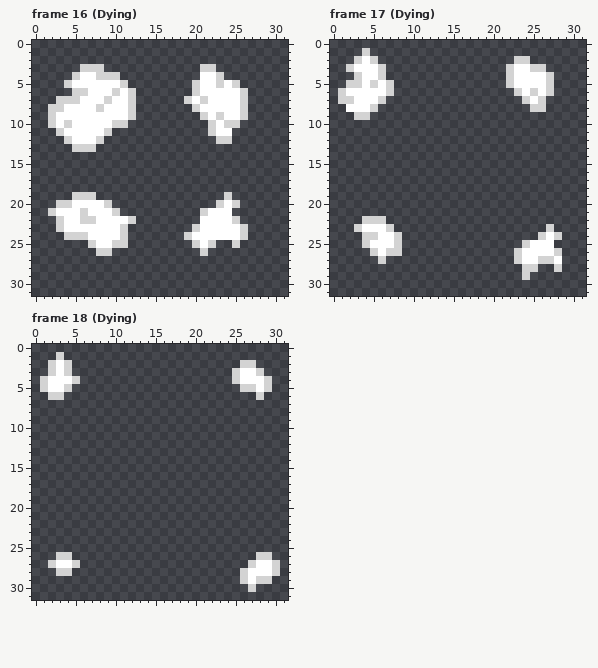
Pixel-art file -- Art/Aseprite/pigeon.ase. This is how it looked before the edit.
32x32 pixels, 21 frames. Colours within 5 levels of each other are drawn and written as one. Shown: frame 16 (Dying), frame 17 (Dying), frame 18 (Dying).
Now the later version:
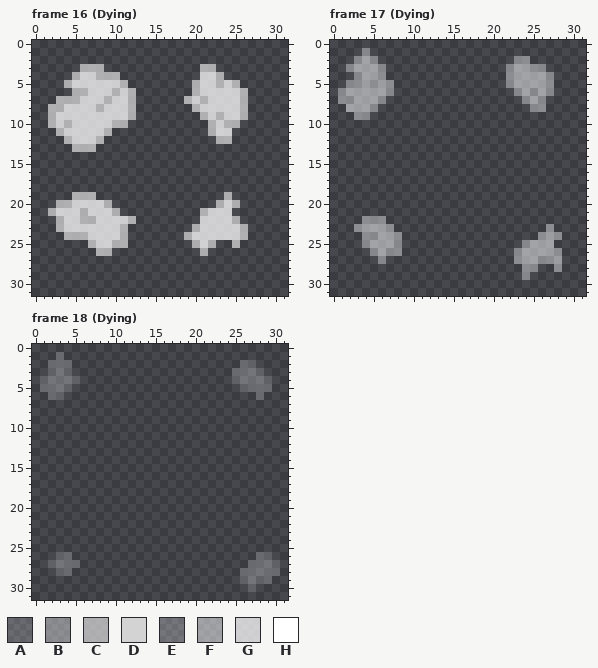
Palette (. is transparent): A #d3d3d33f  B #d3d3d37f  C #d3d3d3bf  D #d3d3d3  E #ffffff3f  F #ffffff7f  G #ffffffbf  H #ffffff
Log entry: [Added some changes in pigeon death] Coloquei um efeito de transparência na fumacinha do pombo quando ele morre :)
From old to new:
Changed rows in their new state; - is an unchanged pixel.
Frame 16 (Dying), layer "Death Explosion/Smoke":
first column x 2:
 3 ----CCC------------CC----
 4 ---CGGCCC----------GGC---
 5 --CGGGGGGC--------CGGCGC-
 6 ---CCGGGCGC-------CGGGGGC
 7 -CCCGGGCGGC------CGCGGGGC
 8 CCGGGGCGGGC-------CGGGGGC
 9 CGGGGGGGGGC--------CGCGGC
10 CGCGGGGGCC----------CGCC-
11 -CGGGGGC------------CGG--
12 --CGGGC--------------CC--
13 ---CCC-------------------
first column x 2:
19 ---CCC----------------C--
20 -CCGGGGC-------------CGC-
21 CGGGCGGGC----------CGGG--
22 -CGGCCGGGGC--------GGGGC-
23 -CGGGGGGGC--------CGGGGGC
24 --CCCGGGGC-------CGGGGGGC
25 -----CGGCC--------CGC--C-
26 ------CC-----------C-----
Frame 17 (Dying), layer "Death Explosion/Smoke":
first column x 1:
 1 ---B-----------------------
 2 --BFB-----------------BB---
 3 -BFFFB---------------BFFBB-
 4 --BFFB---------------BFFFFB
 5 -BBFBFB--------------BFFFFB
 6 BFFFFFB---------------BFBFB
 7 BBFFFB-----------------BFB-
 8 -FFFB-------------------BB-
 9 --BB-----------------------
first column x 3:
22 -BBB----------------------
23 BFFFB-------------------B-
24 -BBFFB-----------------BFB
25 -BFFFB---------------BFFF-
26 --BFBB--------------BFFFFB
27 ---B----------------BFFBBF
28 ---------------------BB--B
29 ---------------------B----
Frame 18 (Dying), layer "Death Explosion/Smoke":
first column x 1:
 1 --A--------------------------
 2 -AEA---------------------AA--
 3 -AEA--------------------AEEA-
 4 AEEEA-------------------AEEEA
 5 AEEA---------------------AAEA
 6 -AA------------------------A-
first column x 2:
26 -AA-----------------------AA-
27 AEEA---------------------AEEA
28 -AA---------------------AEEEA
29 ------------------------AEAA-
30 -------------------------A---
